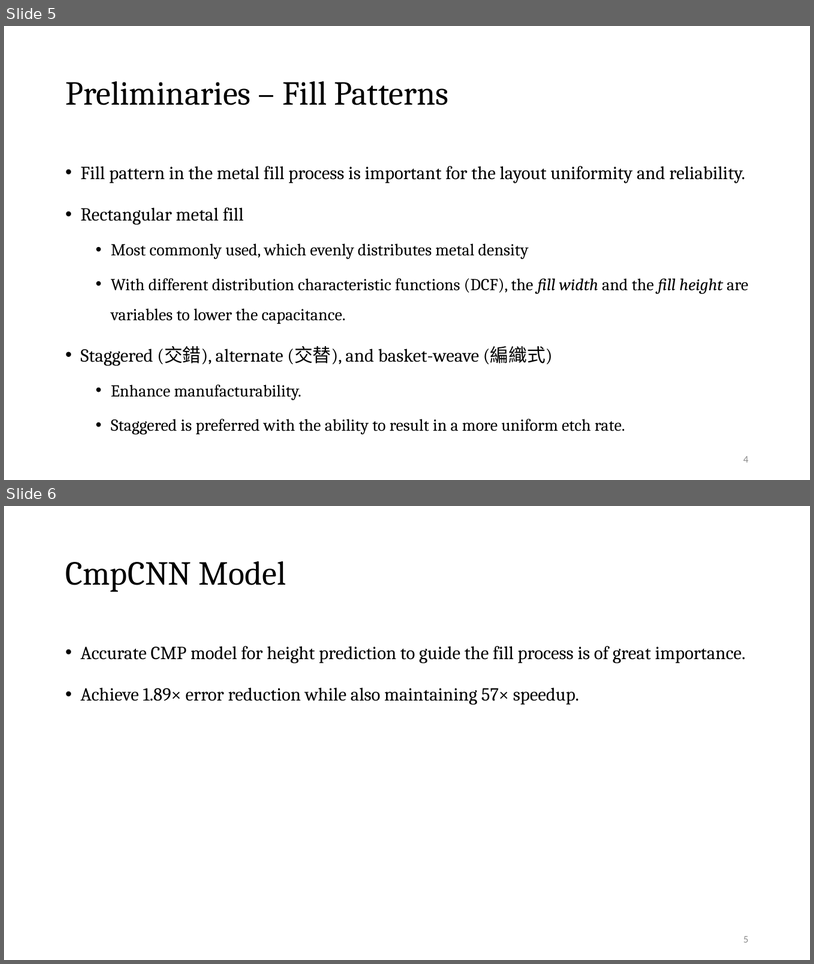
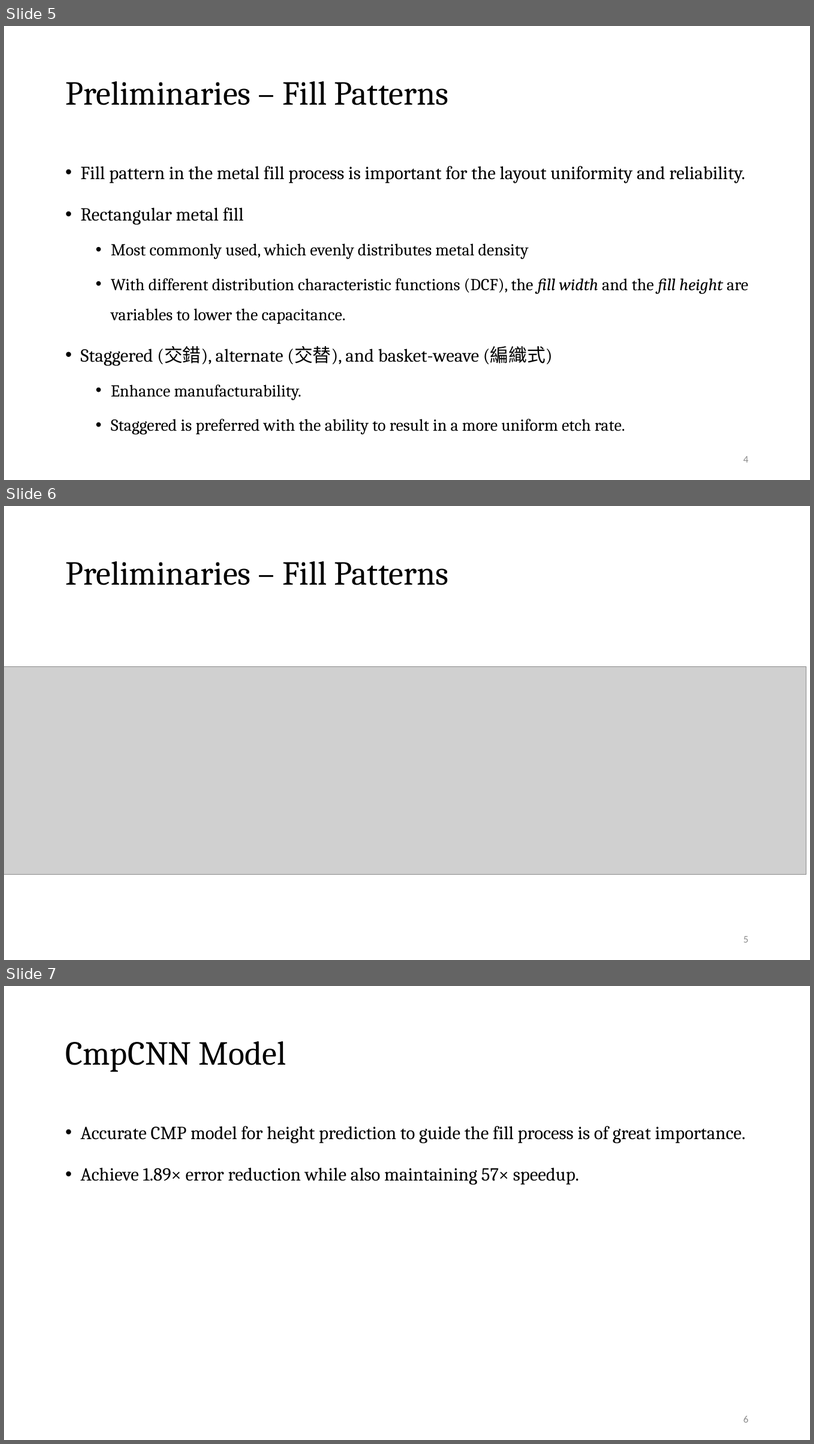
Before and after one commit to Pacific-Feng-Studuies/Studied-Papers, a slide deck: DAC2024/MOGA-CmpCNN/MOGA-CmpCNN A Multi-Objective Genetic Algorithm Intergrated with CmpCNN Model for CMP-Aware Metal Fill.pptx. Shown one above the other, each under a label of ours: slides 5 and 6 before the commit, slides 5, 6 and 7 after it. The pictures are 814x964 and 814x1444 pixels, drawn with LibreOffice and Linux fonts; fonts in the diff are those of the drawing; grey boxes stand for pictures. Boxes give left, top, right and bottom in pixels: in the first picture for what was removed or moved away, otherwise in the second. Text is boxed around its words. In the diff, an @@ line names an element or a change of style, - is before the commit and + after.

```diff
--- a/DAC2024/MOGA-CmpCNN/MOGA-CmpCNN A Multi-Objective Genetic Algorithm Intergrated with CmpCNN Model for CMP-Aware Metal Fill.pptx
+++ b/DAC2024/MOGA-CmpCNN/MOGA-CmpCNN A Multi-Objective Genetic Algorithm Intergrated with CmpCNN Model for CMP-Aware Metal Fill.pptx
@@ slide 6 added at [4, 506, 810, 960], background #FFFFFF @@
@@ title added at [65, 561, 449, 585], 40 pt, text #000000 @@
+Preliminaries – Fill Patterns
@@ picture added at [4, 666, 807, 874] @@
@@ page number added at [744, 936, 749, 942], 12 pt, text #8C8C8C @@
+5
@@ what was slide 6 is now slide 7 @@
@@ page number at [744, 1416, 749, 1422]: text changed @@
-5
+6
```
Also in this commit, not shown: 7 other slides added, 1 slide removed.
